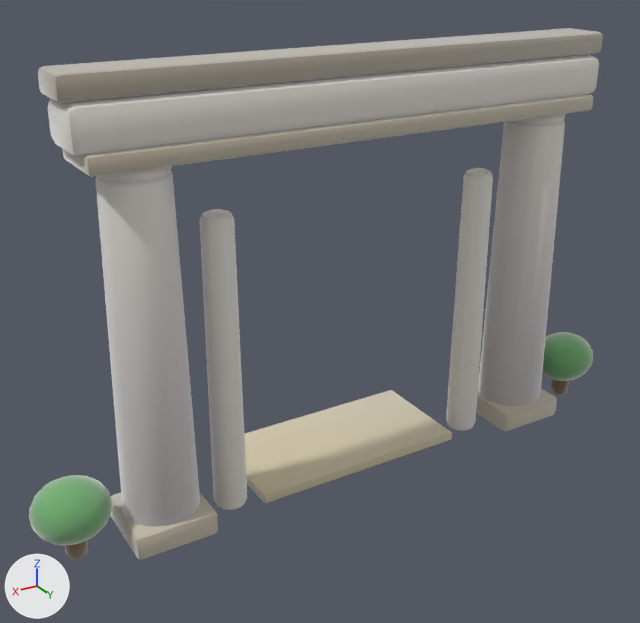
One commit to the glTF model assets/models/gates/5b9a1fc9.glb: the scene before it, then after it.
Both versions are drawn from a 50 mm camera at (4.55, 6.87, 5.3) aimed at (0.23, -0.34, 1.7). The axes (+X, +Y, +Z) are drawn at lower left. The lights are the same throughout. The older version comes first. Vertices at exactly the same position are counted once.

In view in the first picture: 'gate_5b9a1fc9'.
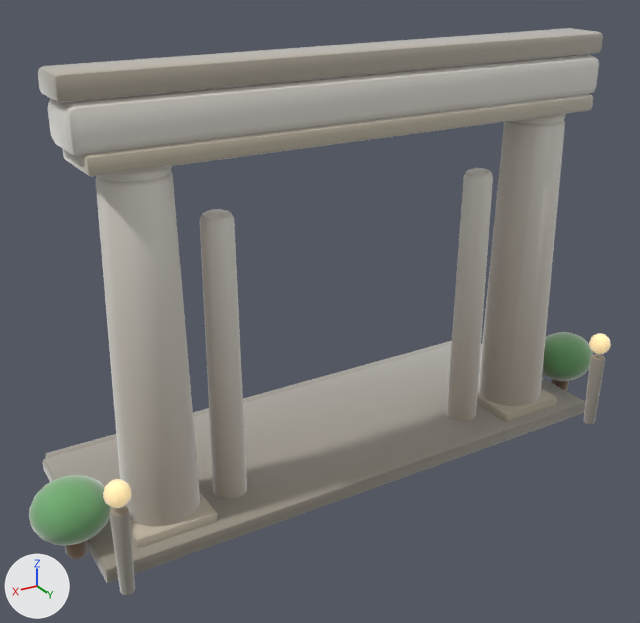
The change, as JSON lines over the scene's bpy script:
```json
{"op": "add", "block": "mat_clay__9e978a_0_93", "code": ["mat_clay__9e978a_0_93 = bpy.data.materials.new('clay_#9E978A_0.93_-')", "# nodes: BsdfPrincipled, Mix, OutputMaterial, VertexColor", "# colours: grey #9e978a, mixed with the vertex colours"]}
{"op": "add", "block": "mat_clay__b9b2a2_0_93", "code": ["mat_clay__b9b2a2_0_93 = bpy.data.materials.new('clay_#B9B2A2_0.93_-')", "# nodes: BsdfPrincipled, Mix, OutputMaterial, VertexColor", "# colours: grey #b9b2a2, mixed with the vertex colours"]}
{"op": "add", "block": "mat_clay__ffe2a8_0_95__ffe2a8", "code": ["mat_clay__ffe2a8_0_95__ffe2a8 = bpy.data.materials.new('clay_#FFE2A8_0.95_#FFE2A8')", "# nodes: BsdfPrincipled, Mix, OutputMaterial, VertexColor", "# colours: beige #bca67a, beige #ffe2a8, mixed with the vertex colours"]}
{"block": "me_gate_5b9a1fc9", "where": "# used by ob_gate_5b9a1fc9; location = (0.0, 0.0, 0.0)"}
{"op": "remove", "block": "me_gate_5b9a1fc9", "code": "me_gate_5b9a1fc9.from_pydata(...)  # 1884 vertices, 3704 faces; spans x -3.42..3.41, y -1.0..0.41, z -0.01..4.35"}
{"op": "add", "block": "me_gate_5b9a1fc9", "code": "me_gate_5b9a1fc9.from_pydata(...)  # 2384 vertices, 4676 faces; spans x -3.42..3.41, y -1.71..0.83, z -0.01..4.35"}
{"block": "me_gate_5b9a1fc9", "change": "me_gate_5b9a1fc9 part 1: the loose piece of 56 vertices spanning x -2.67..2.68, y -0.35..0.36, z 3.58..3.75 is copied, and the copy is multiplied about its middle by the matrix ((1.077, -0.005, -0.006), (0.0, 0.468, -0.001), (0.0, -0.004, 0.746)), then moved by (0.0, -1.54, -3.6), in mat_clay__9e978a_0_93; it spans x -2.87..2.87, y -1.71..-1.37, z 0.0..0.12"}
{"block": "me_gate_5b9a1fc9", "change": "me_gate_5b9a1fc9 part 2: a new loose piece, a UV sphere (10 segments, 6 rings, poles along z) spanning x -2.94..-2.7, y 0.61..0.83, z 0.9..1.14, in mat_clay__ffe2a8_0_95__ffe2a8"}
{"block": "me_gate_5b9a1fc9", "change": "me_gate_5b9a1fc9 part 3: a new loose piece of 114 vertices spanning x -2.9..-2.73, y 0.64..0.8, z 0.0..0.86, in mat_clay__9e978a_0_93"}
{"block": "me_gate_5b9a1fc9", "change": "me_gate_5b9a1fc9 part 4: a new loose piece of 114 vertices spanning x 2.73..2.9, y 0.64..0.8, z 0.0..0.86, in mat_clay__9e978a_0_93"}
{"block": "me_gate_5b9a1fc9", "change": "me_gate_5b9a1fc9 part 5: a new loose piece of 56 vertices spanning x -2.95..2.95, y -1.55..0.55, z 0.0..0.16, in mat_clay__9e978a_0_93"}
{"block": "me_gate_5b9a1fc9", "change": "me_gate_5b9a1fc9 part 6: a new loose piece of 52 vertices spanning x 2.7..2.94, y 0.61..0.83, z 0.9..1.14, in mat_clay__ffe2a8_0_95__ffe2a8"}
{"block": "me_gate_5b9a1fc9", "change": "me_gate_5b9a1fc9 part 7: 3565 kept faces spanning x -3.42..3.41, y -1.0..0.41, z -0.01..4.34 get new vertex colours"}
{"block": "me_gate_5b9a1fc9", "change": "other edits to the shape of me_gate_5b9a1fc9 do not show in these pictures"}
{"op": "add", "block": "me_gate_5b9a1fc9", "code": "me_gate_5b9a1fc9.materials.append(mat_clay__9e978a_0_93)"}
{"op": "add", "block": "me_gate_5b9a1fc9", "code": "me_gate_5b9a1fc9.materials.append(mat_clay__b9b2a2_0_93)"}
{"op": "add", "block": "me_gate_5b9a1fc9", "code": "me_gate_5b9a1fc9.materials.append(mat_clay__ffe2a8_0_95__ffe2a8)"}
```

What differs and where, as boxes (x1, y1, x2, y2) in the pictures (640 x 623 px):
```json
{"object": "gate_5b9a1fc9", "change": "reshaped", "before": [29, 28, 603, 559], "after": [29, 28, 611, 595], "on screen": "7% taller"}
{"part": 1, "of": "me_gate_5b9a1fc9", "change": "added", "after": [46, 341, 452, 458], "on screen": "mostly hidden"}
{"part": 2, "of": "me_gate_5b9a1fc9", "change": "added", "after": [589, 333, 611, 354]}
{"part": 3, "of": "me_gate_5b9a1fc9", "change": "added", "after": [584, 354, 605, 424]}
{"part": 4, "of": "me_gate_5b9a1fc9", "change": "added", "after": [109, 506, 135, 595]}
{"part": 5, "of": "me_gate_5b9a1fc9", "change": "added", "after": [43, 344, 585, 582]}
{"part": 6, "of": "me_gate_5b9a1fc9", "change": "added", "after": [103, 479, 131, 508], "on screen": "beige"}
{"part": 7, "of": "me_gate_5b9a1fc9", "change": "edited", "before": [29, 33, 603, 559], "after": [29, 33, 603, 559], "on screen": "looks the same"}
```
